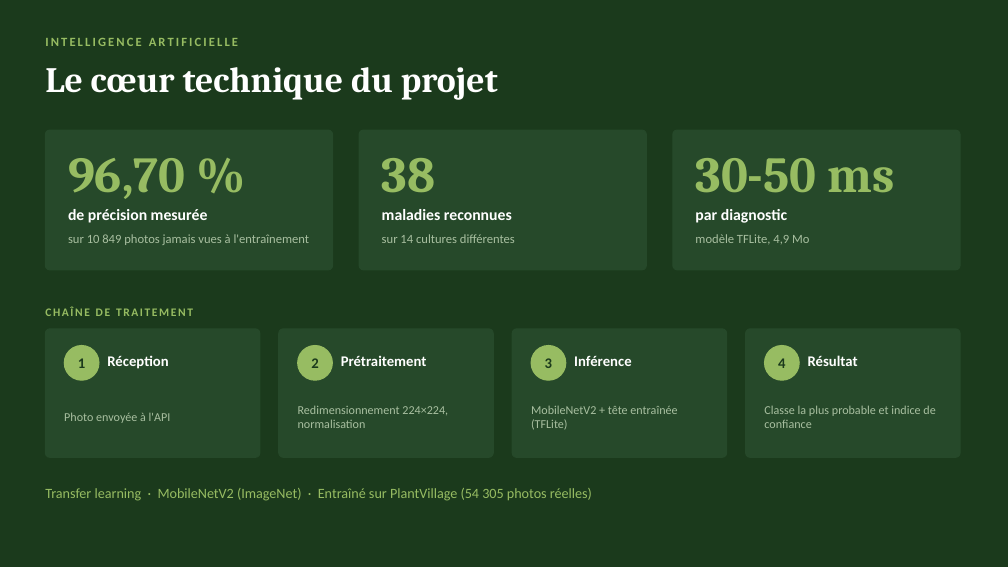
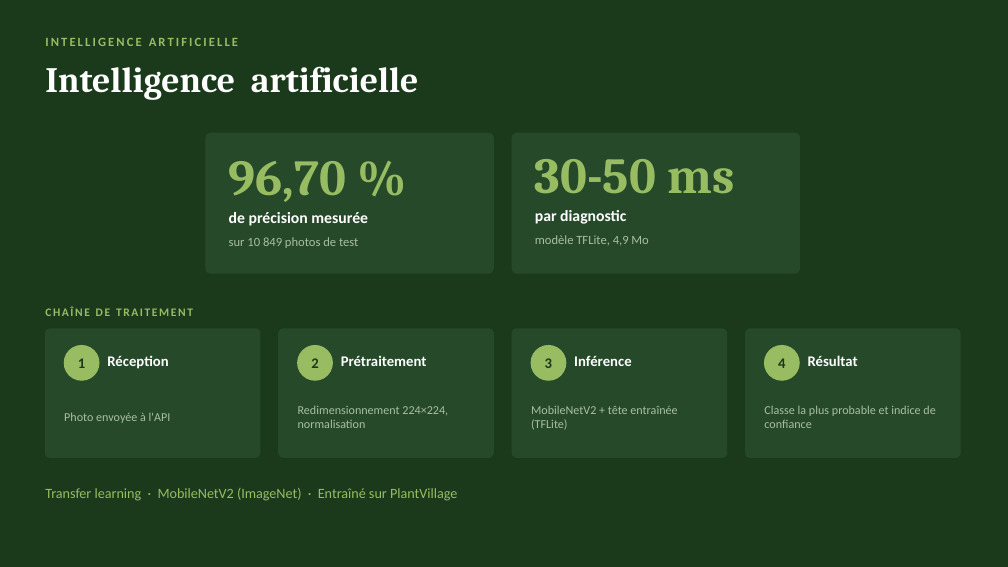
Before and after one commit to Antonito35/diagnositique-plante, a slide deck: slide 10 of SOUTENANCE.pptx. Drawn at 1008x567 pixels with LibreOffice and Linux fonts; fonts in the diff are those of the drawing. Boxes give left, top, right and bottom in pixels: in the first picture for what was removed or moved away, otherwise in the second. Text is boxed around its words. In the diff, an @@ line names an element or a change of style, - is before the commit and + after.

```diff
--- a/SOUTENANCE.pptx
+++ b/SOUTENANCE.pptx
@@ text at (45, 66, 419, 100): text changed @@
-Le cœur technique du projet
+Intelligence artificielle
@@ rounded rectangle removed at (45, 130, 333, 270) @@
@@ rounded rectangle: place and size @@
-rounded rectangle at (359, 130, 647, 270)
+rounded rectangle at (206, 133, 494, 273)
@@ text "96,70 %": place and size @@
-text "96,70 %" at (68, 158, 185, 199)
+text "96,70 %" at (229, 161, 346, 202)
@@ rounded rectangle: place and size @@
-rounded rectangle at (673, 130, 960, 270)
+rounded rectangle at (513, 133, 800, 273)
@@ text removed at (382, 158, 436, 193) @@
-38
@@ text "de précision mesurée": place and size @@
-text "de précision mesurée" at (68, 209, 208, 223)
+text "de précision mesurée" at (229, 212, 368, 226)
@@ text removed at (382, 209, 512, 220) @@
-maladies reconnues
@@ text at (229, 237, 358, 248): text changed @@
-sur 10 849 photos jamais vues à l'entraînement
+sur 10 849 photos de test
@@ text removed at (382, 234, 515, 243) @@
-sur 14 cultures différentes
@@ 3 texts: place and size @@
-3 texts at (695, 158, 895, 244)
+3 texts at (535, 159, 734, 245)
@@ text at (45, 488, 457, 501): text changed @@
-Transfer learning · MobileNetV2 (ImageNet) · Entraîné sur PlantVillage (54 305 photos réelles)
+Transfer learning · MobileNetV2 (ImageNet) · Entraîné sur PlantVillage
```
Also in this commit, not shown: 13 other slides changed, 1 slide added, 2 slides removed.
